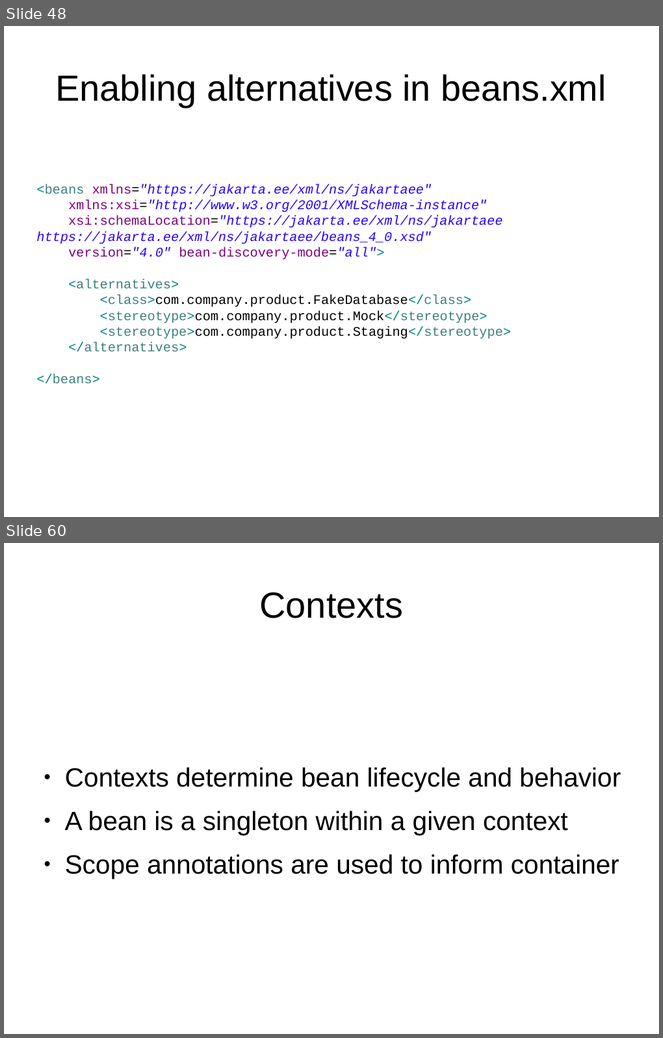
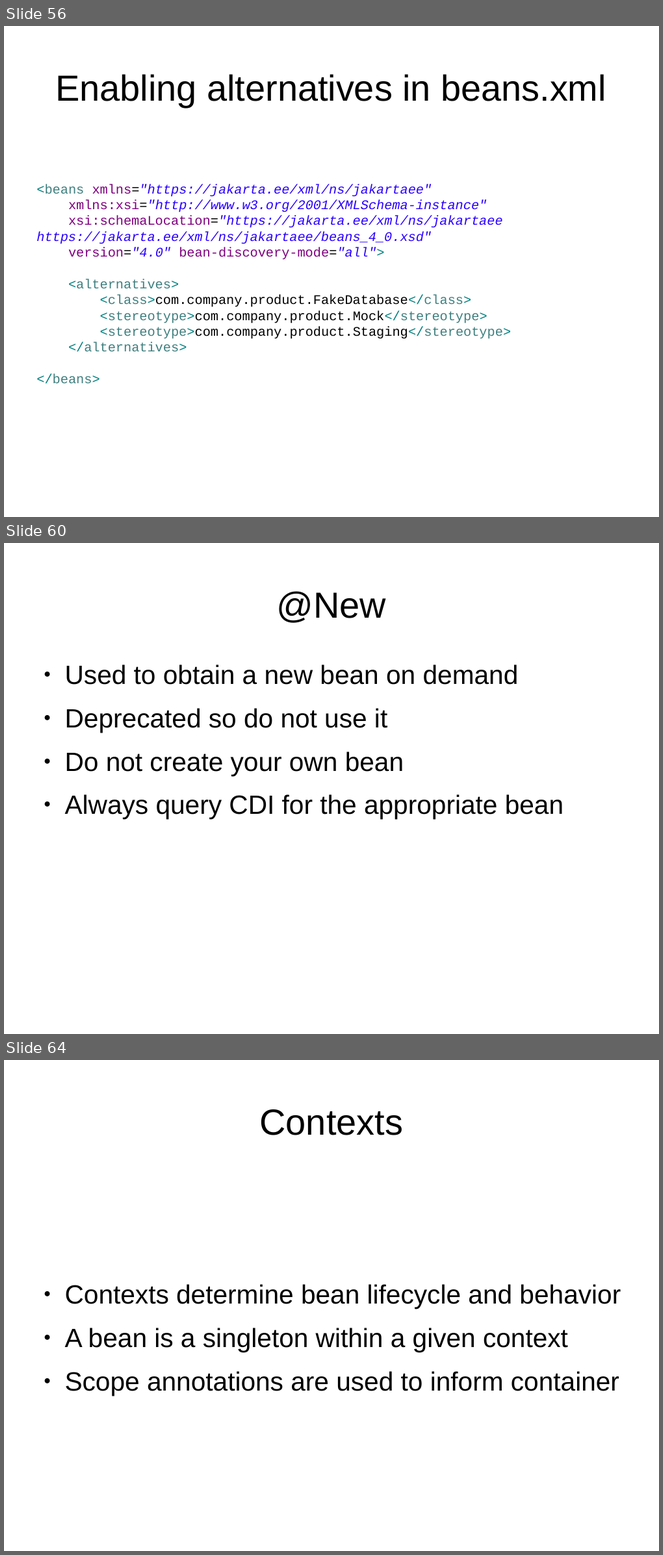
Before and after one commit to FrigoCoder/CDI, a slide deck: CDI.odp. Shown one above the other, each under a label of ours: slides 48 and 60 before the commit, slides 56, 60 and 64 after it; the slides between them are not shown. The pictures are 663x1038 and 663x1555 pixels, drawn with LibreOffice and Linux fonts; fonts in the diff are those of the drawing. Boxes give left, top, right and bottom in pixels: in the first picture for what was removed or moved away, otherwise in the second. Text is boxed around its words. In the diff, an @@ line names an element or a change of style, - is before the commit and + after.

```diff
--- a/CDI.odp
+++ b/CDI.odp
@@ slide 60 added at [4,543,659,1034], background #FFFFFF @@
@@ title added at [277,591,386,623], 44 pt, text #000000 @@
+@New
@@ text added at [65,665,564,819], 32 pt, text #000000 @@
+● Used to obtain a new bean on demand
+● Deprecated so do not use it
+● Do not create your own bean
+● Always query CDI for the appropriate bean
@@ what was slide 48 is now slide 56 @@
@@ what was slide 60 is now slide 64 @@
```
Also in this commit, not shown: 1 slide changed, 5 other slides added, 2 slides removed.
